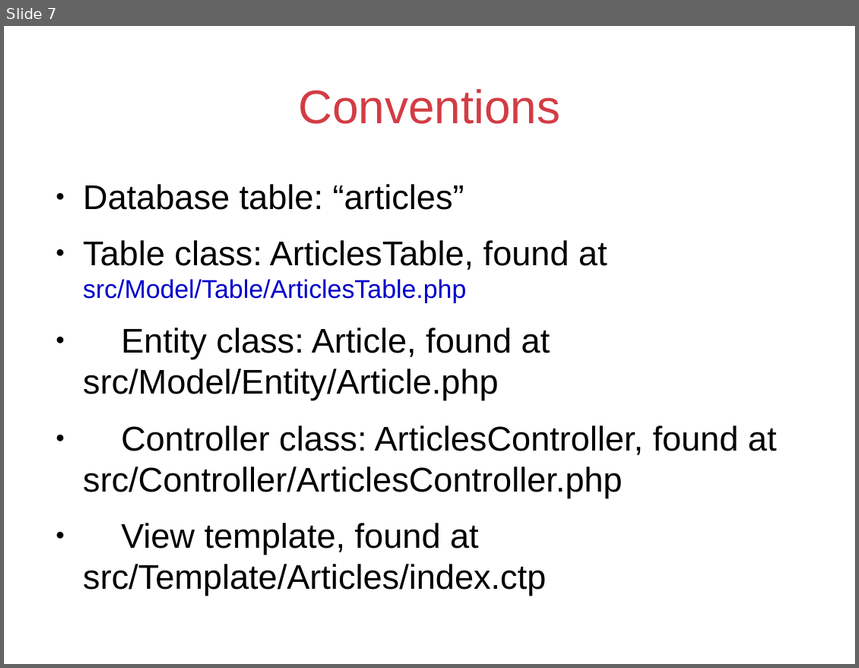
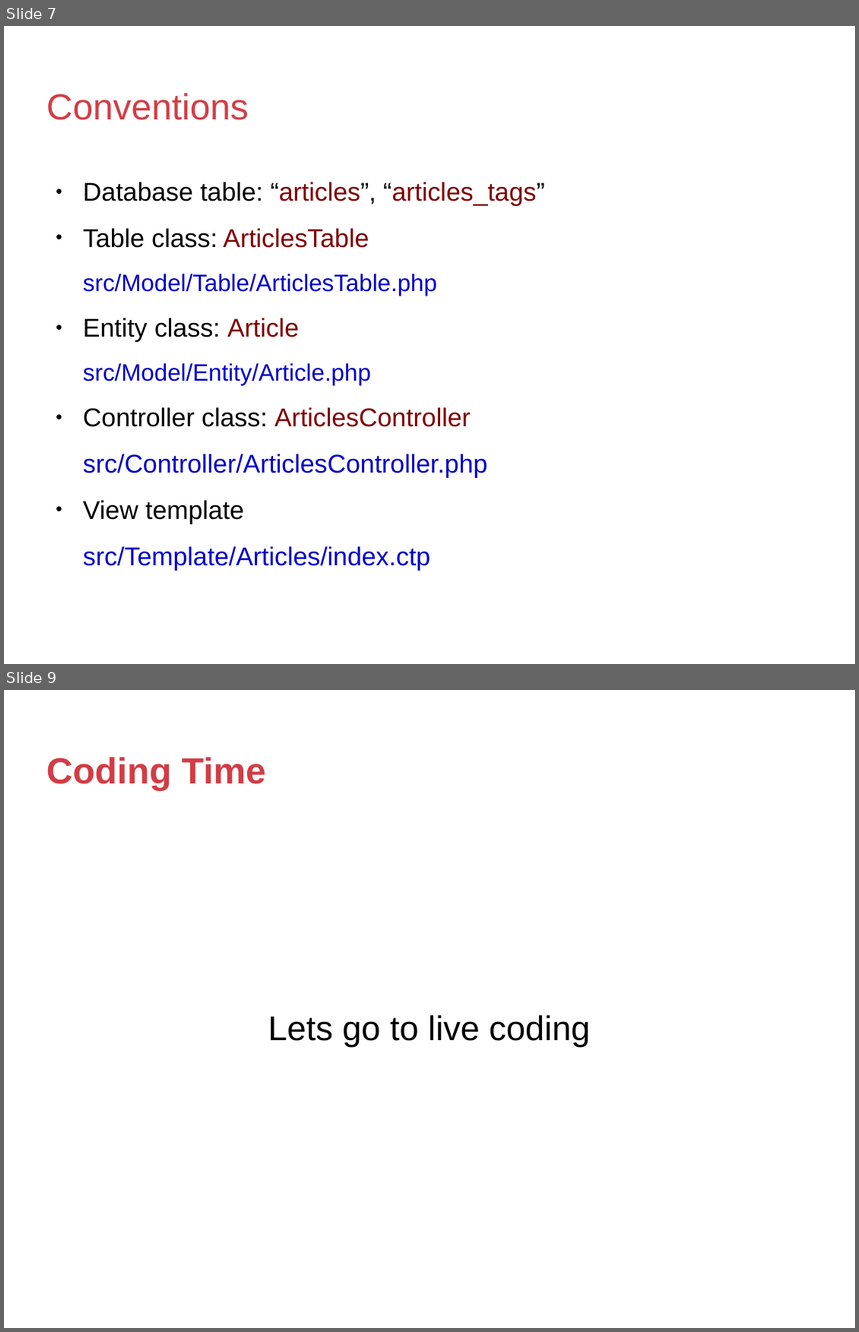
Before and after one commit to ziyed/CakePHP3.5-Session, a slide deck: cakephp3.5.odp. Shown one above the other, each under a label of ours: slide 7 before the commit, slides 7 and 9 after it; the slides between them are not shown. The pictures are 859x668 and 859x1332 pixels, drawn with LibreOffice and Linux fonts; fonts in the diff are those of the drawing; background and template pictures are left out. Boxes give left, top, right and bottom in pixels: in the first picture for what was removed or moved away, otherwise in the second. Text is boxed around its words. In the diff, an @@ line names an element or a change of style, - is before the commit and + after.

```diff
--- a/cakephp3.5.odp
+++ b/cakephp3.5.odp
@@ slide 9 added at (x1=4, y1=690, x2=855, y2=1328), background picture (left out) @@
@@ title added at (x1=47, y1=757, x2=266, y2=790), 33.9 pt, text #D33C44, bold @@
+Coding Time
@@ text added at (x1=268, y1=1015, x2=590, y2=1047), 32 pt, text #000000 @@
+Lets go to live coding
@@ slide 7 changed as well @@
@@ title "Conventions" moved from (x1=298, y1=89, x2=560, y2=124) to (x1=47, y1=93, x2=249, y2=120) @@
@@ title "Conventions" at (x1=47, y1=93, x2=249, y2=120): size 44 to 33.9 pt; alignment centre to left @@
@@ text at (x1=83, y1=182, x2=545, y2=570): text changed; size 32 to 24.1 pt; text colour #000000 to #0000CC @@
-● Database table: “articles”
-● Table class: ArticlesTable, found at src/Model/Table/ArticlesTable.php
-● Entity class: Article, found at src/Model/Entity/Article.php
-● Controller class: ArticlesController, found at src/Controller/ArticlesController.php
-● View template, found at src/Template/Articles/index.ctp
+● Database table: “articles”, “articles_tags”
+● Table class: ArticlesTable
+src/Model/Table/ArticlesTable.php
+● Entity class: Article
+src/Model/Entity/Article.php
+● Controller class: ArticlesController
+src/Controller/ArticlesController.php
+● View template
+src/Template/Articles/index.ctp
```
Also in this commit, not shown: 6 other slides changed, 1 other slide added, 11 other files.
